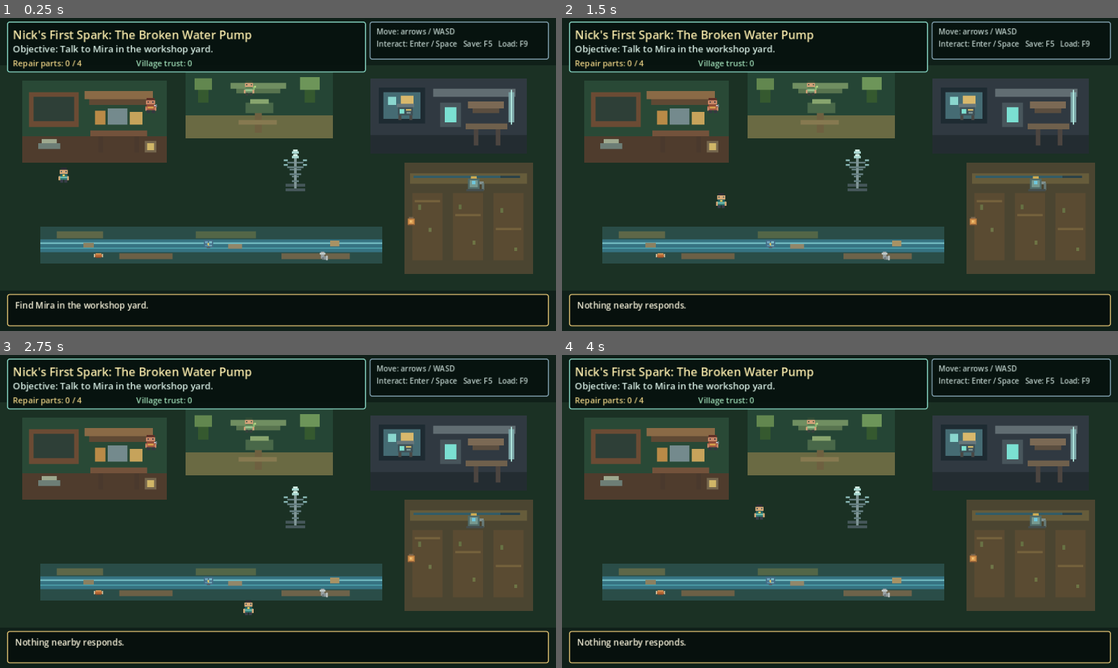
Above: before the commit, frames 1-4 (two rows, left to right).
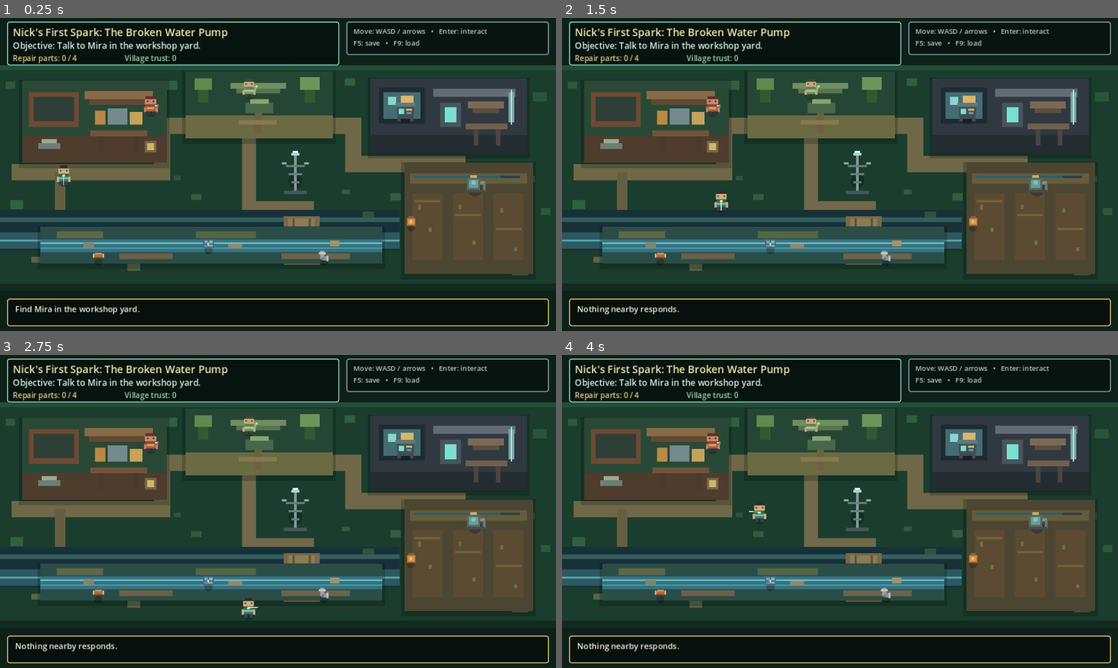
Above: after the commit, the same moments.

Repository: ndrorchestration/nick-luminous-valley
Game: Godot game, scene res://scenes/world/main.tscn
Same seed, same stepped clock (60 frames per second), same inputs: the game is played once before the commit and once after it.
Inputs:
- Up to frame 1 (0.25 s): no input
- Up to frame 2 (1.5 s): tap Enter at 0.5, 0.6, 1.35 s; hold Right (ui_right) 0.53-1.28 s; tap Space at 0.77 s; hold Down (ui_down) from 1.28 s (still down)
- Up to frame 3 (2.75 s): tap Space at 1.52 s; release Down (ui_down) at 2.03 s; hold Right (ui_right) from 2.03 s (still down); tap Enter at 2.1 s
- Up to frame 4 (4 s): release Right (ui_right) at 2.78 s; hold Up (ui_up) 2.78-3.53 s; tap Enter at 2.85, 3.6 s; tap Space at 3.02, 3.77 s; hold Left (ui_left) from 3.53 s (still down)

The runs differ from the first frame. In frame 1, 14% of the frame differs, in the area x 0-100%, y 1-95%; in frame 2, 14%; in frame 3, 14%; in frame 4, 14%.

Commit message:
Remediate first rendered visual review
Add cohesive village base terrain, improve field scale and grounding, compact HUD, fix duplicate tower rendering, and preserve evidence-backed visual review boundaries.

Diff:
--- /dev/null
+++ b/assets/art/environment/world_base_v2.svg
@@ -0,0 +1,40 @@
+<svg xmlns="http://www.w3.org/2000/svg" width="960" height="388" viewBox="0 0 960 388" shape-rendering="crispEdges">
+<rect width="960" height="388" fill="#173629"/>
+<rect x="0" y="0" width="960" height="388" fill="#1b3d2d"/>
+<rect x="0" y="0" width="960" height="8" fill="#244d38"/>
+<rect x="0" y="376" width="960" height="12" fill="#112b22"/>
+
+<path d="M20 184 H280 V104 H430 H610 V170 H790 V228" fill="none" stroke="#6f6848" stroke-width="28"/>
+<path d="M430 104 V246 H530 V318" fill="none" stroke="#71694a" stroke-width="24"/>
+<path d="M790 228 V308 H860" fill="none" stroke="#6a6548" stroke-width="22"/>
+<path d="M104 184 V260" fill="none" stroke="#645f43" stroke-width="18"/>
+
+<path d="M0 284 H690" fill="none" stroke="#17313a" stroke-width="70"/>
+<path d="M0 266 H690" fill="none" stroke="#355e5b" stroke-width="8"/>
+<path d="M0 302 H690" fill="none" stroke="#2d5960" stroke-width="28"/>
+<path d="M0 302 H690" fill="none" stroke="#5aa8b3" stroke-width="3"/>
+<rect x="490" y="260" width="62" height="84" fill="#75694b"/>
+<rect x="498" y="264" width="46" height="76" fill="#8a7d56"/>
+<rect x="505" y="264" width="4" height="76" fill="#5d553f"/>
+<rect x="533" y="264" width="4" height="76" fill="#5d553f"/>
+
+<rect x="10" y="28" width="16" height="12" fill="#2d5a3b"/>
+<rect x="284" y="26" width="22" height="16" fill="#315f3d"/>
+<rect x="595" y="22" width="18" height="13" fill="#315e3d"/>
+<rect x="920" y="46" width="24" height="16" fill="#28563a"/>
+<rect x="18" y="232" width="22" height="16" fill="#2f6141"/>
+<rect x="674" y="220" width="18" height="13" fill="#315e3d"/>
+<rect x="934" y="246" width="16" height="12" fill="#2c593b"/>
+
+<rect x="300" y="190" width="12" height="8" fill="#31523b"/>
+<rect x="330" y="222" width="18" height="10" fill="#36593f"/>
+<rect x="590" y="214" width="14" height="8" fill="#36593f"/>
+<rect x="626" y="252" width="20" height="10" fill="#31523b"/>
+<rect x="856" y="138" width="16" height="10" fill="#315a3d"/>
+<rect x="900" y="190" width="24" height="12" fill="#2d563b"/>
+
+<rect x="54" y="330" width="18" height="10" fill="#596448"/>
+<rect x="220" y="342" width="22" height="12" fill="#596448"/>
+<rect x="718" y="338" width="18" height="10" fill="#4e6245"/>
+<rect x="884" y="350" width="28" height="12" fill="#4d6044"/>
+</svg>
--- a/data/visual_assets.json
+++ b/data/visual_assets.json
@@ -2,16 +2,17 @@
   "schema_version": 1,
   "pixel_scale": 1,
   "slots": {
-    "player": {"path": "res://assets/art/characters/nick_field_v1.svg", "size": [32, 32]},
-    "mira": {"path": "res://assets/art/characters/mira_field_v1.svg", "size": [32, 32]},
-    "sora": {"path": "res://assets/art/characters/sora_field_v1.svg", "size": [32, 32]},
-    "wire": {"path": "res://assets/art/props/copper_wire_v1.svg", "size": [20, 20]},
-    "solar": {"path": "res://assets/art/props/solar_cell_v1.svg", "size": [20, 20]},
-    "pipe": {"path": "res://assets/art/props/pipe_fitting_v1.svg", "size": [20, 20]},
-    "resin": {"path": "res://assets/art/props/resin_v1.svg", "size": [20, 20]},
-    "lab": {"path": "res://assets/art/props/lab_bench_v1.svg", "size": [40, 40]},
-    "pump": {"path": "res://assets/art/props/garden_pump_v1.svg", "size": [40, 40]},
-    "tower": {"path": "res://assets/art/props/transmission_tower_v1.svg", "size": [48, 72]},
+    "world_base": {"path": "res://assets/art/environment/world_base_v2.svg", "rect": [0, 82, 960, 388]},
+    "player": {"path": "res://assets/art/characters/nick_field_v1.svg", "size": [42, 42]},
+    "mira": {"path": "res://assets/art/characters/mira_field_v1.svg", "size": [40, 40]},
+    "sora": {"path": "res://assets/art/characters/sora_field_v1.svg", "size": [40, 40]},
+    "wire": {"path": "res://assets/art/props/copper_wire_v1.svg", "size": [24, 24]},
+    "solar": {"path": "res://assets/art/props/solar_cell_v1.svg", "size": [24, 24]},
+    "pipe": {"path": "res://assets/art/props/pipe_fitting_v1.svg", "size": [24, 24]},
+    "resin": {"path": "res://assets/art/props/resin_v1.svg", "size": [24, 24]},
+    "lab": {"path": "res://assets/art/props/lab_bench_v1.svg", "size": [46, 46]},
+    "pump": {"path": "res://assets/art/props/garden_pump_v1.svg", "size": [46, 46]},
+    "tower": {"path": "res://assets/art/props/transmission_tower_v1.svg", "size": [56, 84]},
     "zone_workshop": {"path": "res://assets/art/environment/workshop_yard_v1.svg", "rect": [38, 108, 250, 142]},
     "zone_green": {"path": "res://assets/art/environment/village_green_v1.svg", "rect": [320, 92, 255, 116]},
     "zone_lab": {"path": "res://assets/art/environment/grandfathers_lab_v1.svg", "rect": [640, 104, 270, 130]},
--- a/scripts/ui/hud.gd
+++ b/scripts/ui/hud.gd
@@ -9,20 +9,20 @@
 var hint_panel: Panel
 
 func build_ui() -> void:
-	_add_panel(Vector2(12, 6), Vector2(620, 88), Color(0.025, 0.07, 0.055, 0.92), Color("78bfae"))
-	_add_panel(Vector2(638, 6), Vector2(310, 66), Color(0.025, 0.07, 0.055, 0.88), Color("718f9b"))
-	_add_panel(Vector2(12, 476), Vector2(936, 56), Color(0.025, 0.06, 0.05, 0.94), Color("c0a864"))
-	hint_panel = _add_panel(Vector2(610, 438), Vector2(338, 34), Color(0.04, 0.12, 0.09, 0.94), Color("8bd9ba"))
+	_add_panel(Vector2(12, 6), Vector2(574, 76), Color(0.025, 0.07, 0.055, 0.92), Color("78bfae"))
+	_add_panel(Vector2(598, 6), Vector2(350, 58), Color(0.025, 0.07, 0.055, 0.86), Color("718f9b"))
+	_add_panel(Vector2(12, 484), Vector2(936, 48), Color(0.025, 0.06, 0.05, 0.94), Color("c0a864"))
+	hint_panel = _add_panel(Vector2(648, 448), Vector2(300, 30), Color(0.04, 0.12, 0.09, 0.94), Color("8bd9ba"))
 
-	title_label = _make_label(Vector2(22, 14), Vector2(500, 26), 20, Color("f5e7a9"))
-	objective_label = _make_label(Vector2(22, 42), Vector2(596, 24), 16, Color("d8eee5"))
-	inventory_label = _make_label(Vector2(22, 68), Vector2(210, 20), 14, Color("e8cf83"))
-	trust_label = _make_label(Vector2(235, 68), Vector2(210, 20), 14, Color("9ddbb5"))
-	hint_label = _make_label(Vector2(624, 445), Vector2(310, 22), 15, Color("e9fff5"))
-	message_label = _make_label(Vector2(26, 485), Vector2(904, 40), 15, Color("f5f0d8"))
+	title_label = _make_label(Vector2(22, 12), Vector2(540, 22), 18, Color("f5e7a9"))
+	objective_label = _make_label(Vector2(22, 37), Vector2(548, 21), 15, Color("d8eee5"))
+	inventory_label = _make_label(Vector2(22, 60), Vector2(190, 18), 13, Color("e8cf83"))
+	trust_label = _make_label(Vector2(215, 60), Vector2(180, 18), 13, Color("9ddbb5"))
+	hint_label = _make_label(Vector2(660, 454), Vector2(276, 18), 14, Color("e9fff5"))
+	message_label = _make_label(Vector2(26, 492), Vector2(904, 32), 14, Color("f5f0d8"))
 
-	var help := _make_label(Vector2(650, 14), Vector2(290, 52), 13, Color("b9cbc6"))
-	help.text = "Move: arrows / WASD\nInteract: Enter / Space   Save: F5   Load: F9"
+	var help := _make_label(Vector2(610, 14), Vector2(326, 40), 12, Color("b9cbc6"))
+	help.text = "Move: WASD / arrows   •   Enter: interact\nF5: save   •   F9: load"
 
 func refresh(title: String, objective: String, part_count: int, trust: int, message: String, hint: String) -> void:
 	title_label.text = title
--- a/scripts/world/world_renderer.gd
+++ b/scripts/world/world_renderer.gd
@@ -72,24 +72,36 @@
 	draw_texture_rect(texture, rect, false)
 	return true
 
+func _draw_shadowed_zone(slot_id: String, rect: Rect2) -> bool:
+	if _slot_texture(slot_id) == null:
+		return false
+	var shadow_rect := rect.grow(5.0)
+	shadow_rect.position += Vector2(0, 4)
+	draw_rect(shadow_rect, Color(0, 0, 0, 0.20), true)
+	return _draw_zone_asset(slot_id, rect)
+
 func _draw_zone(rect: Rect2, fill: Color, edge: Color, label: String, label_pos: Vector2) -> void:
 	draw_rect(rect, fill, true)
 	draw_rect(rect, edge, false, 2.0)
 	draw_string(ThemeDB.fallback_font, label_pos, label, HORIZONTAL_ALIGNMENT_LEFT, -1, 15, edge)
 
+func _draw_entity_shadow(pos: Vector2, radius: float) -> void:
+	draw_circle(pos + Vector2(0, 11), radius, Color(0, 0, 0, 0.24))
+
 func _draw() -> void:
-	draw_rect(Rect2(0, 0, 960, 540), Color("102019"))
-	draw_rect(Rect2(0, 82, 960, 388), Color("1b3124"))
+	draw_rect(Rect2(0, 0, 960, 540), Color("0e2119"))
+	if not _draw_zone_asset("world_base", Rect2(0, 82, 960, 388)):
+		draw_rect(Rect2(0, 82, 960, 388), Color("1b3124"))
 
-	if not _draw_zone_asset("zone_workshop", Rect2(38, 108, 250, 142)):
+	if not _draw_shadowed_zone("zone_workshop", Rect2(38, 108, 250, 142)):
 		_draw_zone(Rect2(38, 108, 250, 142), Color("294936"), Color("7fb77e"), "WORKSHOP YARD", Vector2(52, 132))
-	if not _draw_zone_asset("zone_lab", Rect2(640, 104, 270, 130)):
+	if not _draw_shadowed_zone("zone_lab", Rect2(640, 104, 270, 130)):
 		_draw_zone(Rect2(640, 104, 270, 130), Color("303941"), Color("9ab7c9"), "GRANDFATHER'S LAB", Vector2(654, 128))
-	if not _draw_zone_asset("zone_green", Rect2(320, 92, 255, 116)):
+	if not _draw_shadowed_zone("zone_green", Rect2(320, 92, 255, 116)):
 		_draw_zone(Rect2(320, 92, 255, 116), Color("253d35"), Color("78a795"), "VILLAGE GREEN", Vector2(334, 116))
 
 	var garden_slot := "garden_after" if world_changed else "garden_before"
-	if not _draw_zone_asset(garden_slot, Rect2(698, 250, 222, 192)):
+	if not _draw_shadowed_zone(garden_slot, Rect2(698, 250, 222, 192)):
 		_draw_zone(
 			Rect2(698, 250, 222, 192),
 			Color("355a3c") if world_changed else Color("4b4531"),
@@ -98,7 +110,7 @@
 			Vector2(712, 274)
 		)
 
-	if not _draw_zone_asset("zone_creek", Rect2(70, 360, 590, 64)):
+	if not _draw_shadowed_zone("zone_creek", Rect2(70, 360, 590, 64)):
 		draw_rect(Rect2(70, 360, 590, 64), Color("203f46"), true)
 		draw_string(ThemeDB.fallback_font, Vector2(84, 386), "CREEK & SALVAGE PATH", HORIZONTAL_ALIGNMENT_LEFT, -1, 14, Color("83c9d8"))
 
@@ -111,25 +123,33 @@
 
 		var water_color := Color("6fc7dd") if world_changed else Color("315c68")
 		draw_line(Vector2(720, 286), Vector2(900, 286), water_color, 5.0 if world_changed else 2.0)
-		if world_changed:
-			var shimmer := 3.0 + sin(elapsed * 5.0) * 1.5
-			draw_circle(Vector2(820, 285), 18.0 + shimmer, Color(0.3, 0.75, 0.85, 0.12))
 
-	if not _draw_slot("tower", Vector2(510, 262), Vector2(48, 72)):
-		draw_line(Vector2(510, 224), Vector2(510, 300), Color("8aa7a1"), 4.0)
-		draw_line(Vector2(490, 248), Vector2(530, 248), Color("8aa7a1"), 3.0)
+	if world_changed:
+		var shimmer := 3.0 + sin(elapsed * 5.0) * 1.5
+		draw_circle(Vector2(820, 285), 21.0 + shimmer, Color(0.3, 0.75, 0.85, 0.10))
+
 	if stage >= 5:
-		var beam_alpha := 0.45 + sin(elapsed * 4.0) * 0.2
-		draw_line(Vector2(510, 224), Vector2(510, 110), Color(0.6, 0.95, 1.0, beam_alpha), 3.0)
+		var beam_alpha := 0.48 + sin(elapsed * 4.0) * 0.18
+		draw_line(Vector2(510, 228), Vector2(510, 92), Color(0.65, 0.96, 1.0, beam_alpha), 4.0)
+		draw_circle(Vector2(510, 105), 8.0 + sin(elapsed * 5.0) * 2.0, Color(0.72, 1.0, 0.95, 0.20))
 
 	for point in points:
 		if point.kind == "item" and inventory.has(point.id):
 			continue
+
 		var point_id := str(point.id)
+		var shadow_radius := 7.0
+		if point.kind == "npc":
+			shadow_radius = 10.0
+		elif point.kind == "station":
+			shadow_radius = 12.0
+		_draw_entity_shadow(point.pos, shadow_radius)
+
+		if nearest_id == point_id:
+			draw_circle(point.pos, 24.0 + sin(elapsed * 6.0), Color(0.78, 1.0, 0.9, 0.10))
+
 		var used_asset := _draw_slot(point_id, point.pos, Vector2(32, 32))
 		if used_asset:
-			if nearest_id == point_id:
-				draw_circle(point.pos, 22.0 + sin(elapsed * 6.0), Color(1, 1, 1, 0.10))
 			continue
 
 		var color := Color("91c8ba")
@@ -139,14 +159,9 @@
 			color = Color("e7cb70")
 		elif point.kind == "station":
 			color = Color("88b6e6")
-		var radius := 10.0
-		if nearest_id == point_id:
-			radius += 2.0 + sin(elapsed * 6.0)
-			draw_circle(point.pos, radius + 7.0, Color(1, 1, 1, 0.10))
-		draw_circle(point.pos, radius, color)
-		draw_string(ThemeDB.fallback_font, point.pos + Vector2(-40, -17), point.name, HORIZONTAL_ALIGNMENT_LEFT, -1, 13, Color("f6f3dd"))
+		draw_circle(point.pos, 10.0, color)
 
-	if not _draw_slot("player", player_position, Vector2(32, 32)):
-		draw_circle(player_position + Vector2(0, 7), 11.0, Color(0, 0, 0, 0.22))
+	_draw_entity_shadow(player_position, 11.0)
+	if not _draw_slot("player", player_position, Vector2(42, 42)):
 		draw_circle(player_position, 12.0, Color("f4d66e"))
-		draw_line(player_position, player_position + facing * 14.0, Color("fff4b3"), 3.0)
+	draw_line(player_position + Vector2(0, 1), player_position + facing * 18.0, Color(1.0, 0.96, 0.70, 0.72), 2.0)
--- a/tests/vertical_slice_smoke.gd
+++ b/tests/vertical_slice_smoke.gd
@@ -24,8 +24,8 @@
 	_check(world.hud.hint_panel != null, "HUD must expose a dedicated interaction prompt panel.")
 	_check(world.world_renderer != null, "World renderer must be composed as a dedicated runtime component.")
 	_check(int(world.world_renderer.asset_manifest.get("schema_version", 0)) == 1, "Visual asset manifest schema version must be 1.")
-	_check(world.world_renderer.asset_textures.size() == 16, "First authored pass must load all sixteen visual slots.")
-	for slot_id in ["player","mira","sora","wire","solar","pipe","resin","lab","pump","tower","zone_workshop","zone_green","zone_lab","zone_creek","garden_before","garden_after"]:
+	_check(world.world_renderer.asset_textures.size() == 17, "Visual remediation pass must load all seventeen visual slots.")
+	for slot_id in ["world_base","player","mira","sora","wire","solar","pipe","resin","lab","pump","tower","zone_workshop","zone_green","zone_lab","zone_creek","garden_before","garden_after"]:
 		_check(world.world_renderer.asset_textures.has(slot_id), "Authored visual slot must load: %s" % slot_id)
 	_check(world.points.size() == 9, "Content model must load nine interaction points.")
 	_check(world.stage == 0, "Initial quest stage must be 0.")
Not shown, added: docs/visual-review-2026-09-28.md
